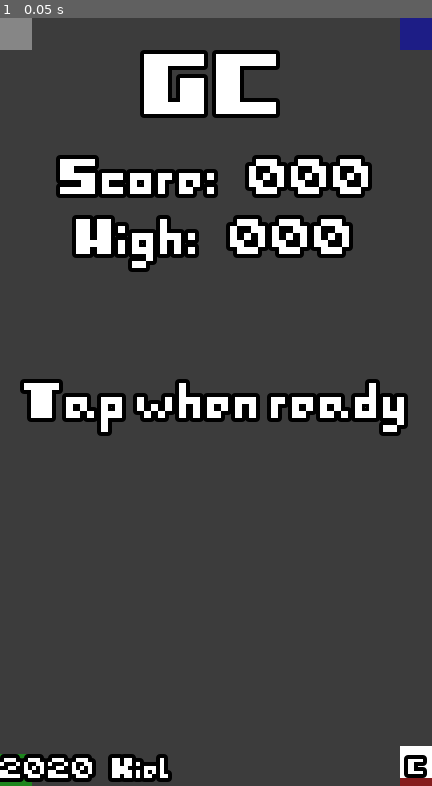
Above: before the commit, frame 1.
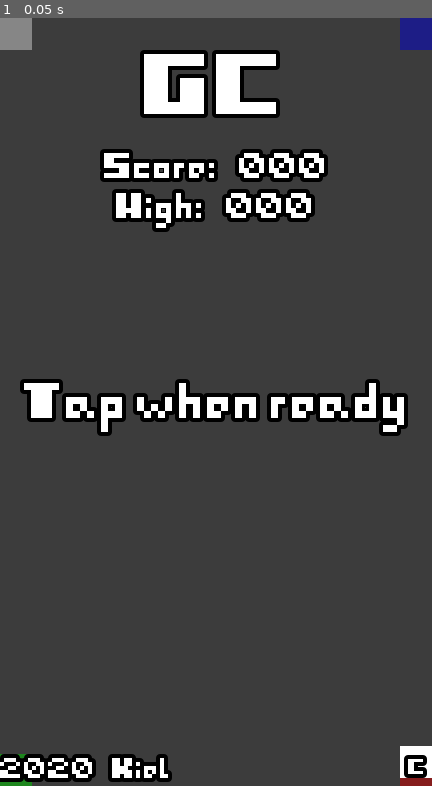
Above: after the commit, the same moment.

Repository: Kiel97/easy-jam-8bits-to-infinity
Game: Godot game, scene res://Game.tscn
Same seed, same stepped clock (60 frames per second), same inputs: the game is played once before the commit and once after it.
Inputs:
- Up to frame 1 (0.05 s): no input

The runs differ from the first frame. In frame 1, 7.2% of the frame differs, in the area x 12-87%, y 17-34%.

Commit message:
Scale down (hi)score fonts

Diff:
--- a/Game.tscn
+++ b/Game.tscn
@@ -25,7 +25,7 @@
 font_data = ExtResource( 6 )
 
 [sub_resource type="DynamicFont" id=5]
-size = 14
+size = 10
 outline_size = 1
 outline_color = Color( 0, 0, 0, 1 )
 extra_spacing_top = -3
@@ -194,7 +194,7 @@
 [node name="ScoreLabel" type="Label" parent="CanvasLayer/TapOverlay/TopVBox"]
 margin_top = 34.0
 margin_right = 108.0
-margin_bottom = 46.0
+margin_bottom = 41.0
 custom_fonts/font = SubResource( 5 )
 text = "Score: 000"
 align = 1
@@ -204,9 +204,9 @@
 }
 
 [node name="HighscoreLabel" type="Label" parent="CanvasLayer/TapOverlay/TopVBox"]
-margin_top = 50.0
-margin_right = 108.0
-margin_bottom = 62.0
+margin_top = 45.0
+margin_right = 108.0
+margin_bottom = 52.0
 custom_fonts/font = SubResource( 5 )
 text = "High: 000"
 align = 1
